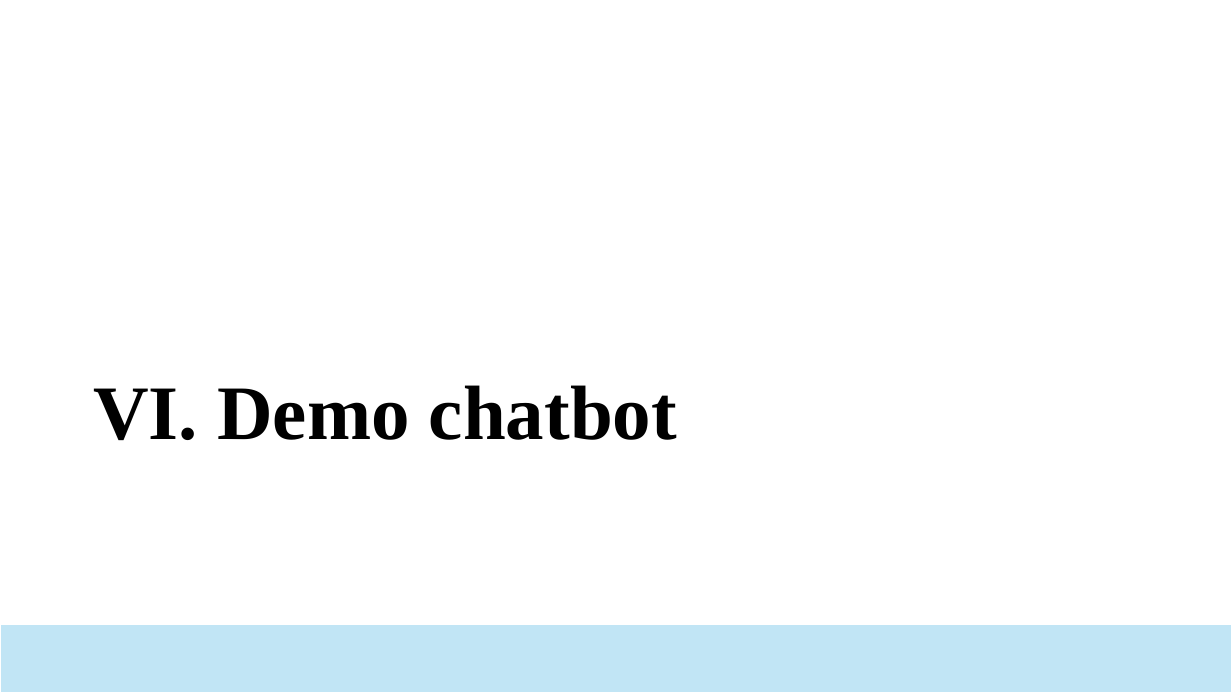
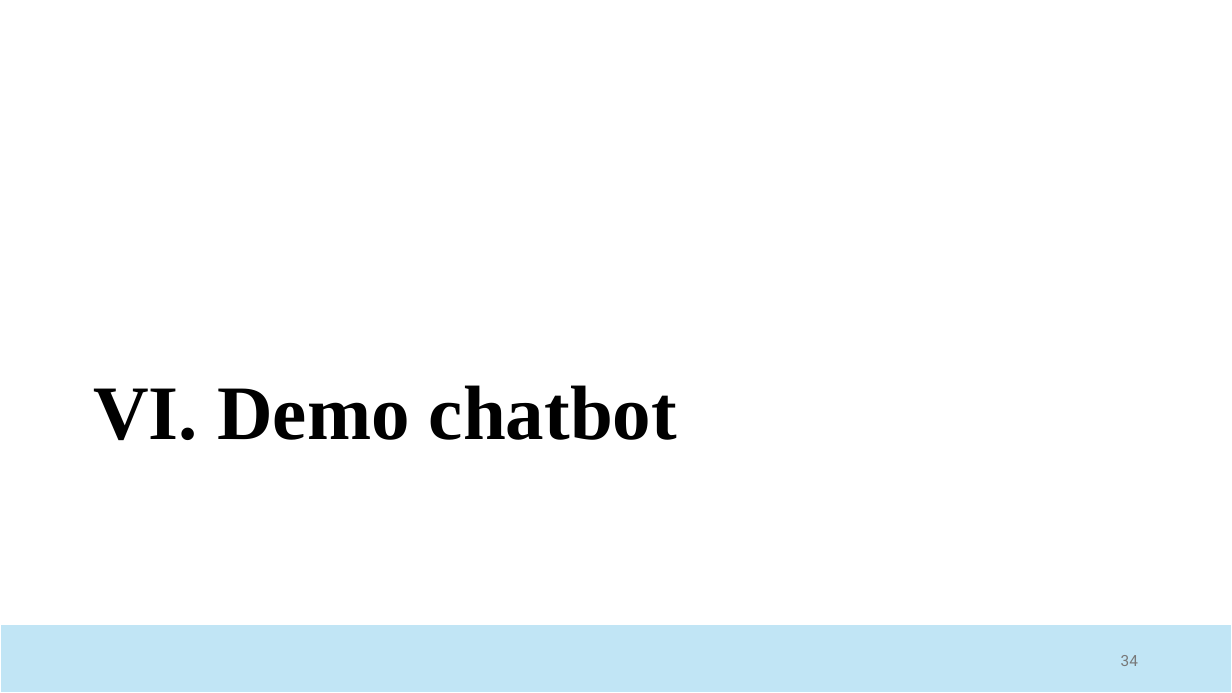
Before and after one commit to HaianCao/FoodChatbot, a slide deck: slide 34 of slide.pptx. Drawn at 1232x693 pixels with LibreOffice and Linux fonts; fonts in the diff are those of the drawing. Boxes give left, top, right and bottom in pixels: in the first picture for what was removed or moved away, otherwise in the second. Text is boxed around its words. In the diff, an @@ line names an element or a change of style, - is before the commit and + after.

```diff
--- a/slide.pptx
+++ b/slide.pptx
@@ page number added at [1121, 655, 1138, 666], 12 pt, text #797979 @@
+34
```
Also in this commit, not shown: 34 other slides changed.
